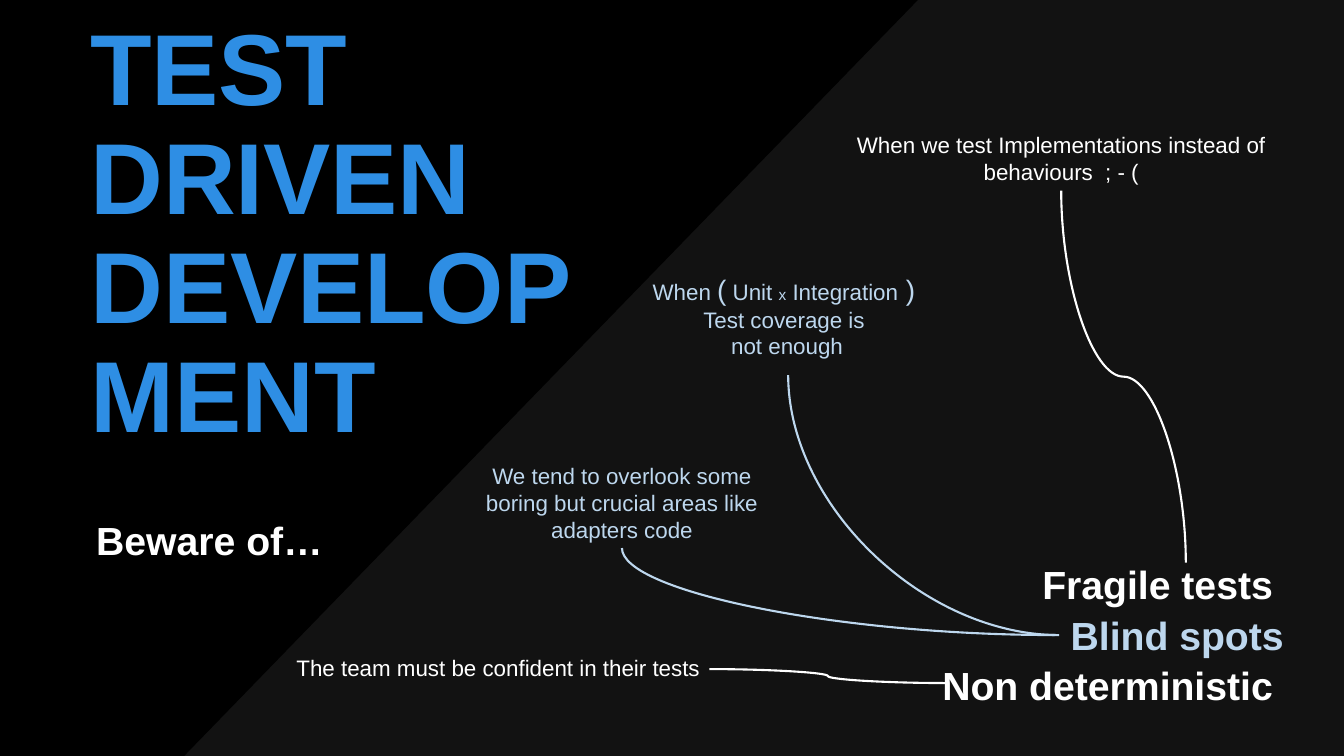
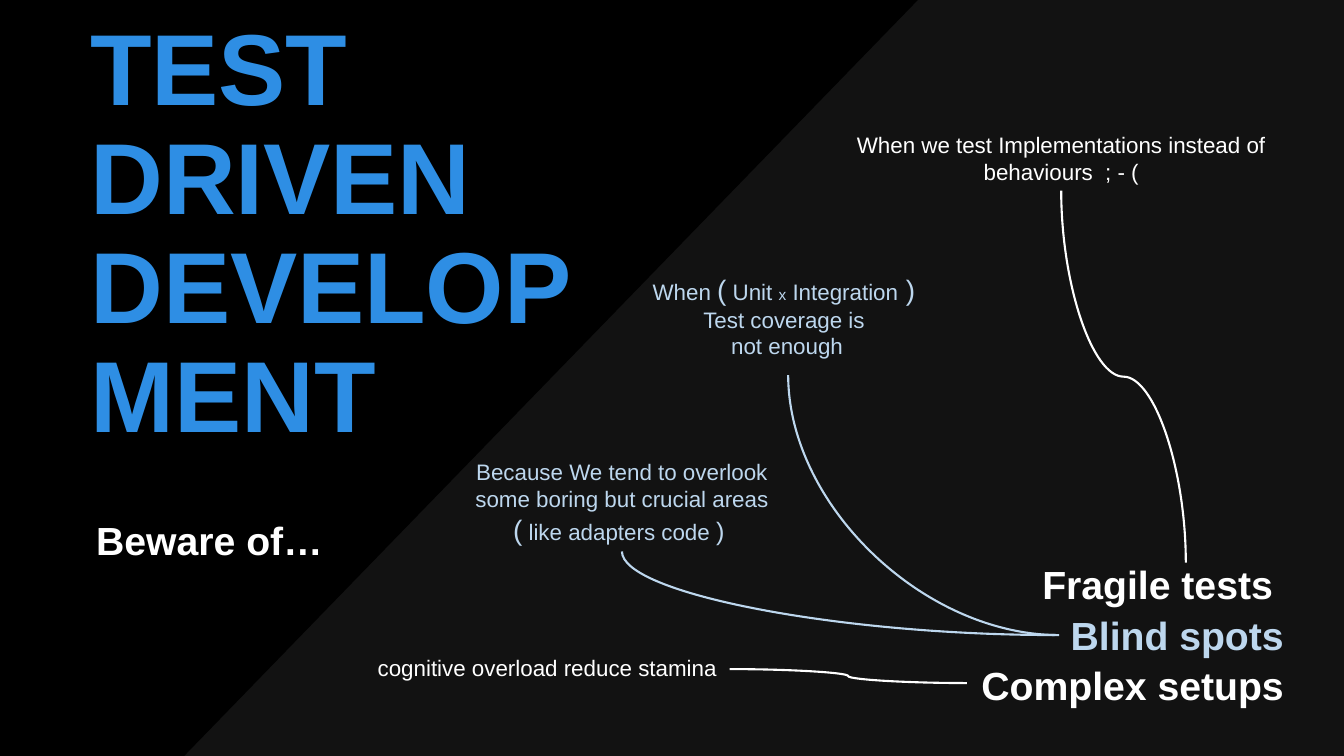
Before and after one commit to tpierrain/talk-outside-in-diamond-tdd, a slide deck: slide 5 of Outside-In-Diamond TDD.pptx. Drawn at 1344x756 pixels with LibreOffice and Linux fonts; fonts in the diff are those of the drawing; background and template pictures are left out; a plain dark background stands for a picture behind light text. Boxes give left, top, right and bottom in pixels: in the first picture for what was removed or moved away, otherwise in the second. Text is boxed around its words. In the diff, an @@ line names an element or a change of style, - is before the commit and + after.

```diff
--- a/Outside-In-Diamond TDD.pptx
+++ b/Outside-In-Diamond TDD.pptx
@@ text at (475, 463, 768, 545): text changed @@
-We tend to overlook some boring but crucial areas like adapters code
+Because We tend to overlook some boring but crucial areas ( like adapters code )
@@ curved line moved from (622, 548) - (1055, 635) to (622, 552) - (1055, 635) @@
@@ text at (378, 659, 716, 681): text changed @@
-The team must be confident in their tests
+cognitive overload reduce stamina
@@ curved line moved from (710, 669) - (947, 684) to (730, 669) - (967, 684) @@
@@ text at (981, 671, 1284, 708): text changed @@
-Non deterministic
+Complex setups
```
Also in this commit, not shown: 7 other slides changed, 1 slide added.
